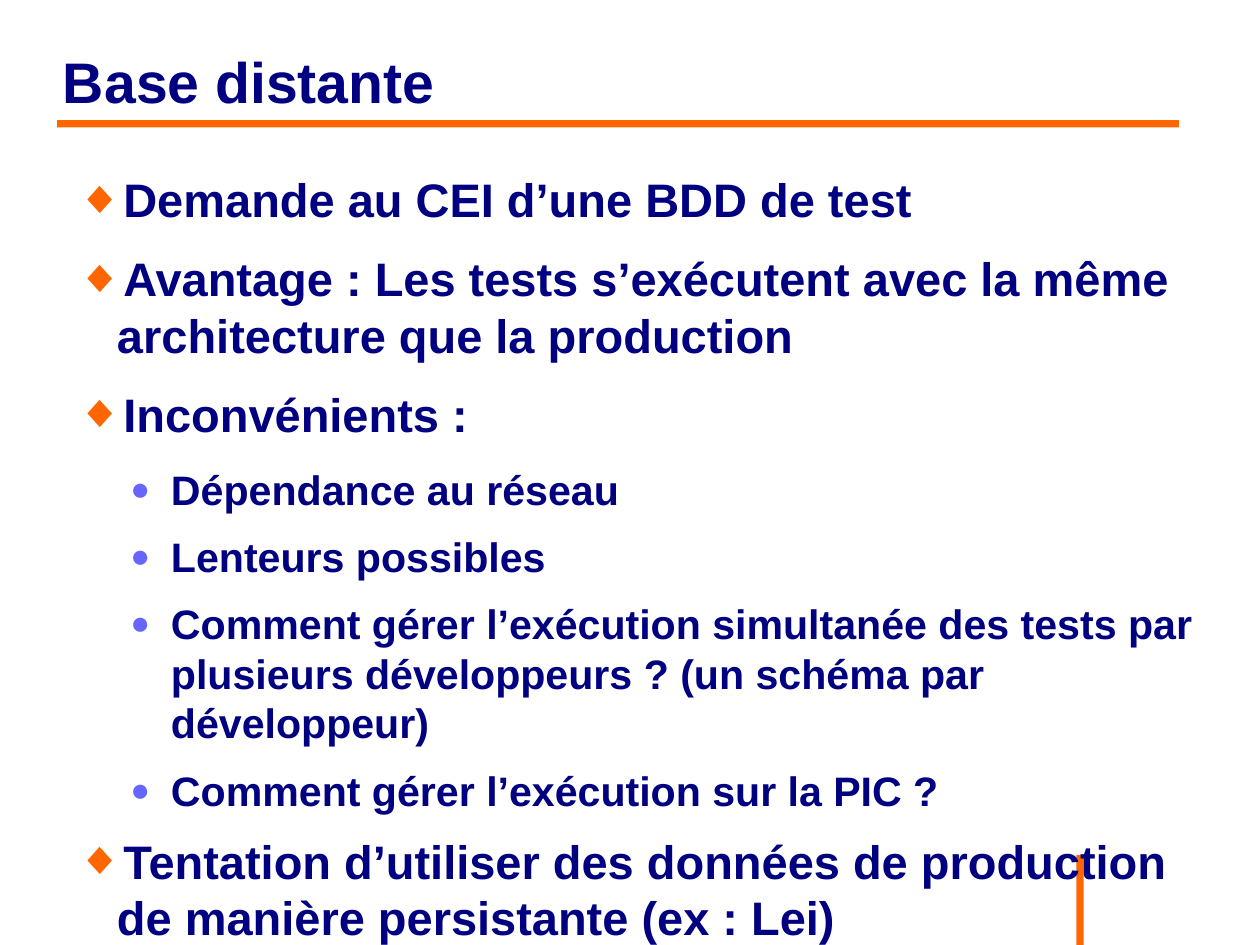
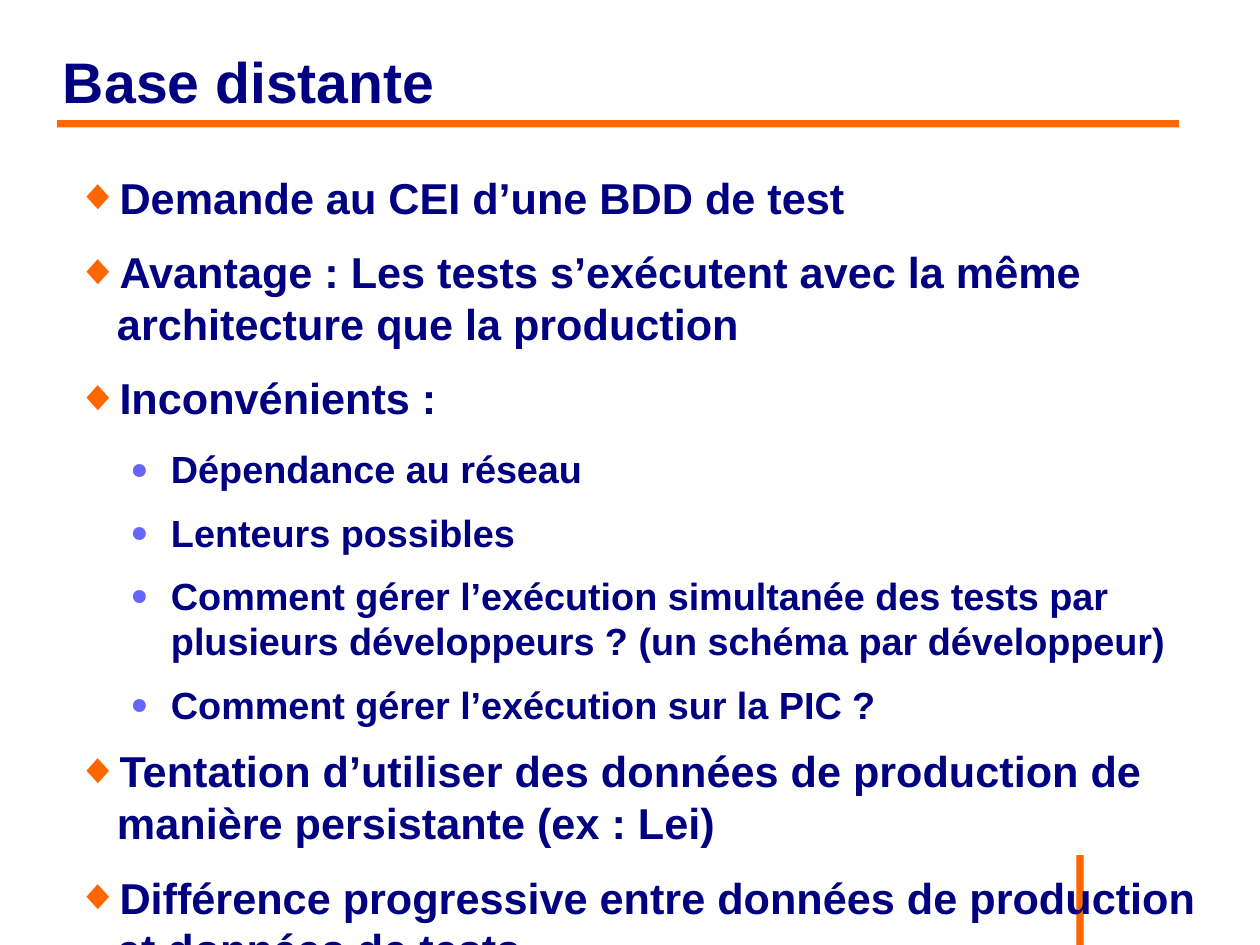
Before and after one commit to philphils/tests-unitaires-et-moins-unitaires, a slide deck: slide 53 of tests-unitaires-cours/nouveauDiapo/diapo_tests_unitaires.odp. Drawn at 1260x945 pixels with LibreOffice and Linux fonts; fonts in the diff are those of the drawing; background and template pictures are left out. Boxes give left, top, right and bottom in pixels: in the first picture for what was removed or moved away, otherwise in the second. Text is boxed around its words. In the diff, an @@ line names an element or a change of style, - is before the commit and + after.

```diff
--- a/tests-unitaires-cours/nouveauDiapo/diapo_tests_unitaires.odp
+++ b/tests-unitaires-cours/nouveauDiapo/diapo_tests_unitaires.odp
@@ text at (117,182,1165,848): size 29.6 to 27.2 pt in "Demande au CEI d’une BDD de test", "Avantage : Les tests s’exécutent avec la ...", "Inconvénients :", "Tentation d’utiliser des données de production de ..."; size 25.9 to 23.8 pt in "Dépendance au réseau", "Lenteurs possibles", "Comment gérer l’exécution simultanée des tests par ...", "Comment gérer l’exécution sur la PIC ?" @@
@@ text at (120,879,1194,922): paragraph added @@
+◆ Différence progressive entre données de production et données de tests
```
Also in this commit, not shown: 3 other slides changed.
